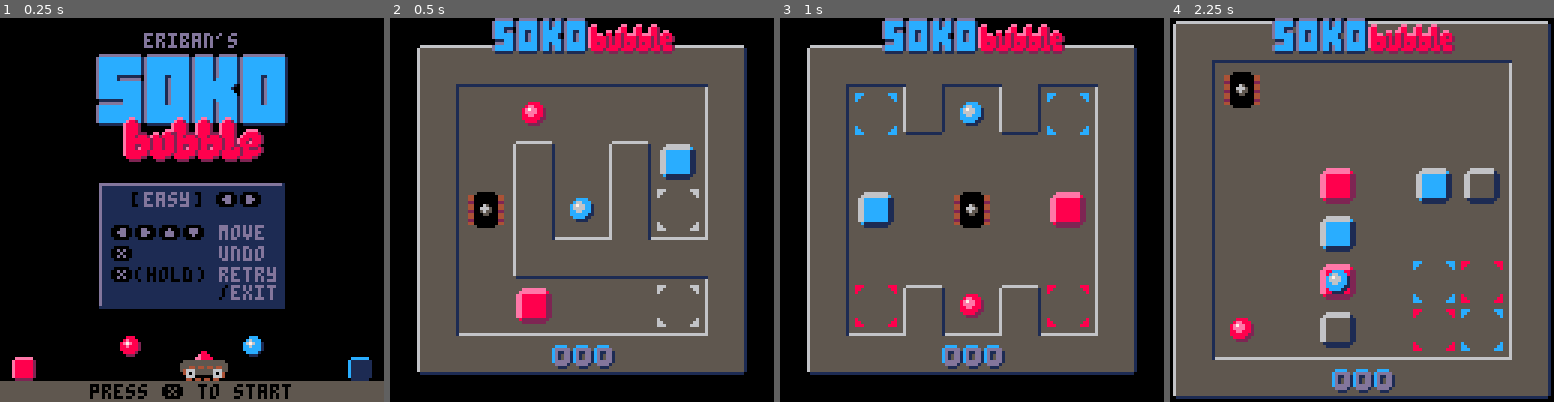
Above: before the commit, frames 1-4 (left to right).
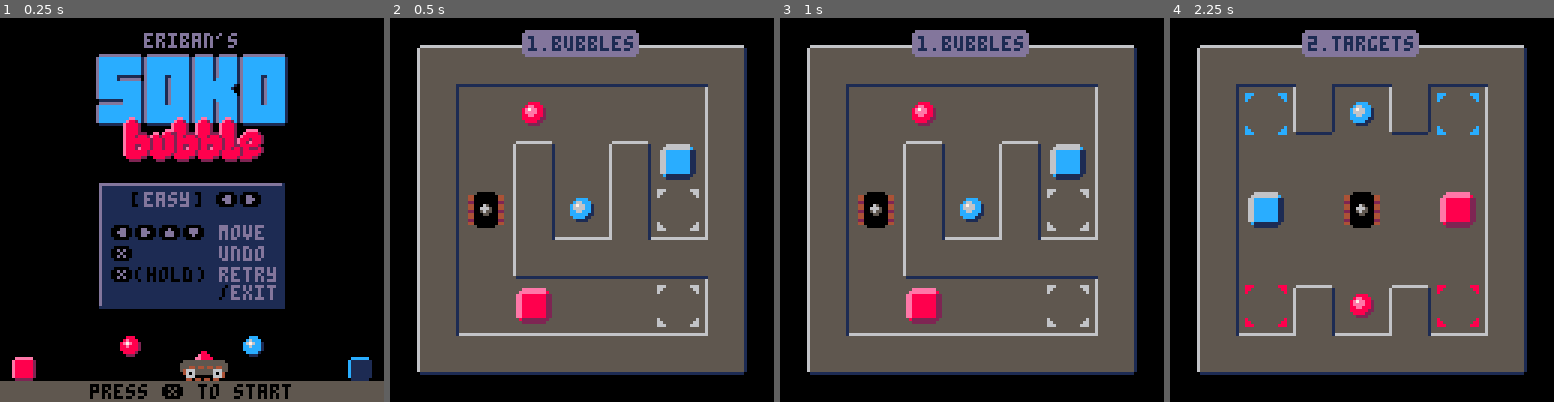
Above: after the commit, the same moments.

Repository: erwinbonsma/SokoBubbleP8
Game: PICO-8 cartridge sokobubble.p8
Two runs of this game, one before a commit and one after it. Both use one fixed random seed, a clock stepped at 60 frames per second and the inputs below.
Inputs:
- Up to frame 1 (0.25 s): no input
- Up to frame 2 (0.5 s): tap X (X key) at 0.33 s
- Up to frame 3 (1 s): tap O (Z key) at 0.7 s
- Up to frame 4 (2.25 s): tap X (X key) at 1.07, 1.85 s; hold Right 1.6-2.1 s; tap O (Z key) at 1.7, 2.1 s; hold Up from 2.15 s (still down)

Frame 1 is identical in both runs. In frame 2, 4.7% of the frame differs, in the area x 26-75%, y 0-92%; in frame 3, 13%; in frame 4, 41%, in the area x 0-100%, y 0-100%.

Commit message:
Also use level slide animation after level done

Diff:
--- a/sokobubble.p8
+++ b/sokobubble.p8
@@ -331,19 +331,55 @@
  line(x1+1,y2,x2-1,y2)
 end
 
-function level_start_anim()
- wait(10)
+function level_start_anim(
+ args
+)
+ local state=args[1]
+
+ state.lvl_new.hide_score=true
+
+ if state.lvl_old then
+  for i=0,128,4 do
+   state.offset=i
+   yield()
+  end
+ else
+  state.offset=128
+ end
+
+ wait(60)
+ state.lvl_new.hide_score=false
+
  sfx(6)
 end
 
 function animate_level_start(
- lvl_idx
-)
- local anim=cowrap(
+ lvl_new,lvl_old
+)
+ local anim
+ local state={
+  offset=lvl_old and 0 or 128,
+  lvl_new=lvl_new,
+  lvl_old=lvl_old
+ }
+
+ anim=cowrap(
   "level_start",
-  level_start_anim
- )
- anim.draw=do_nothing
+  level_start_anim,
+  state
+ )
+ anim.draw=function()
+  local offset=state.offset
+  if lvl_old then
+   lvl_old:draw(-offset)
+  end
+  lvl_new:draw(128-offset)
+    spr(134,34-offset,0,8,2)
+  draw_lvl_name(
+   lvl_new,128-offset,4
+  )
+ end
+
  return anim
 end
 
@@ -370,7 +406,7 @@
   lvl.idx,lvl.mov_cnt
  )
 
- start_level(lvl.idx+1)
+ start_level(lvl.idx+1,lvl)
  yield() --allow anim swap
 end
 
@@ -382,7 +418,6 @@
   level_done_anim,
   lvl
  )
- anim.draw=do_nothing
  return anim
 end
 
@@ -404,7 +439,6 @@
  local anim=cowrap(
   "retry",retry_anim,lvl
  )
- anim.draw=do_nothing
  return anim
 end
 
@@ -490,14 +524,14 @@
 end
 
 function draw_lvl_name(
- lvl,y
+ lvl,x_offset,y
 )
  local s=(
   ""..lvl.idx.."."
   ..lvl.lvl_def.name
  )
- local xmin=64-#s*2
- local xmax=62+#s*2
+ local xmin=64-#s*2+x_offset
+ local xmax=62+#s*2+x_offset
  roundrect(
   xmin-2,y,xmax+2,y+8,13
  )
@@ -549,7 +583,7 @@
     offset<64 and lvl_l or lvl_r
    )
    draw_lvl_name(
-    lvl,state.name_y
+    lvl,0,state.name_y
    )
   end
  end
@@ -624,7 +658,7 @@
  end
 
  self.lvl:draw()
- draw_lvl_name(self.lvl,4)
+ draw_lvl_name(self.lvl,0,4)
 
  spr(142,4,56,1,2)
  spr(143,115,56,1,2)
@@ -1482,13 +1516,15 @@
  scene:draw()
 end
 
-function start_level(idx)
+function start_level(
+ idx,old_lvl
+)
+ _levelmenu:set_lvl(idx)
  _game=game:new(idx)
+ _game.anim=animate_level_start(
+  _game.level,old_lvl
+ )
  scene=_game
- _game.anim=animate_level_start(
-  idx
- )
- _levelmenu:set_lvl(idx)
 end
 
 title={}
@@ -1651,11 +1687,14 @@
 function game:draw()
  cls(0)
 
- self.level:draw()
- spr(134,34,0,8,2)
-
- if self.anim!=nil then
+ if (
+  self.anim and self.anim.draw
+ ) then
   self.anim.draw()
+ else
+  self.level:draw()
+
+  spr(134,34,0,8,2)
  end
 end
 
